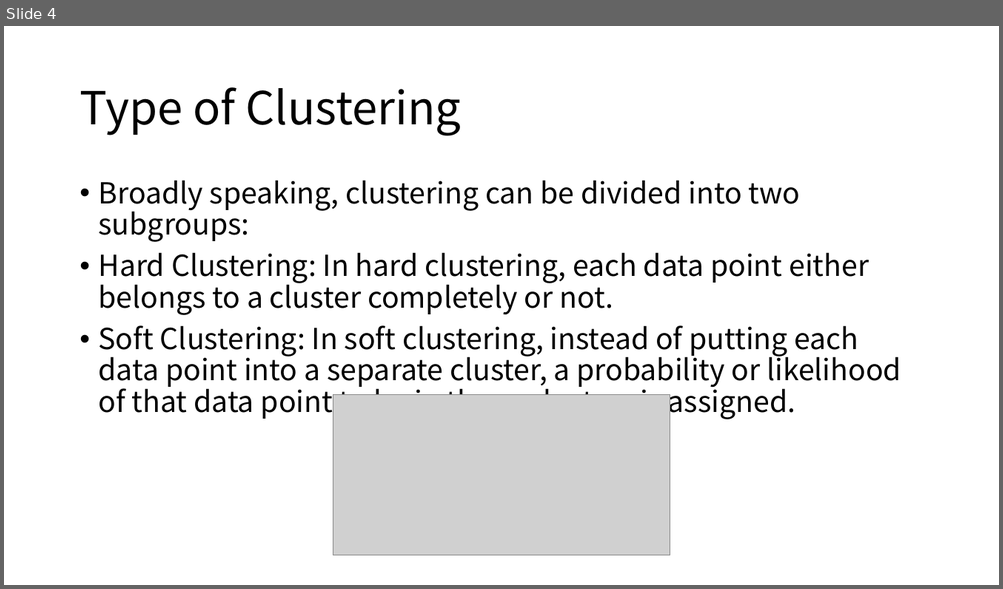
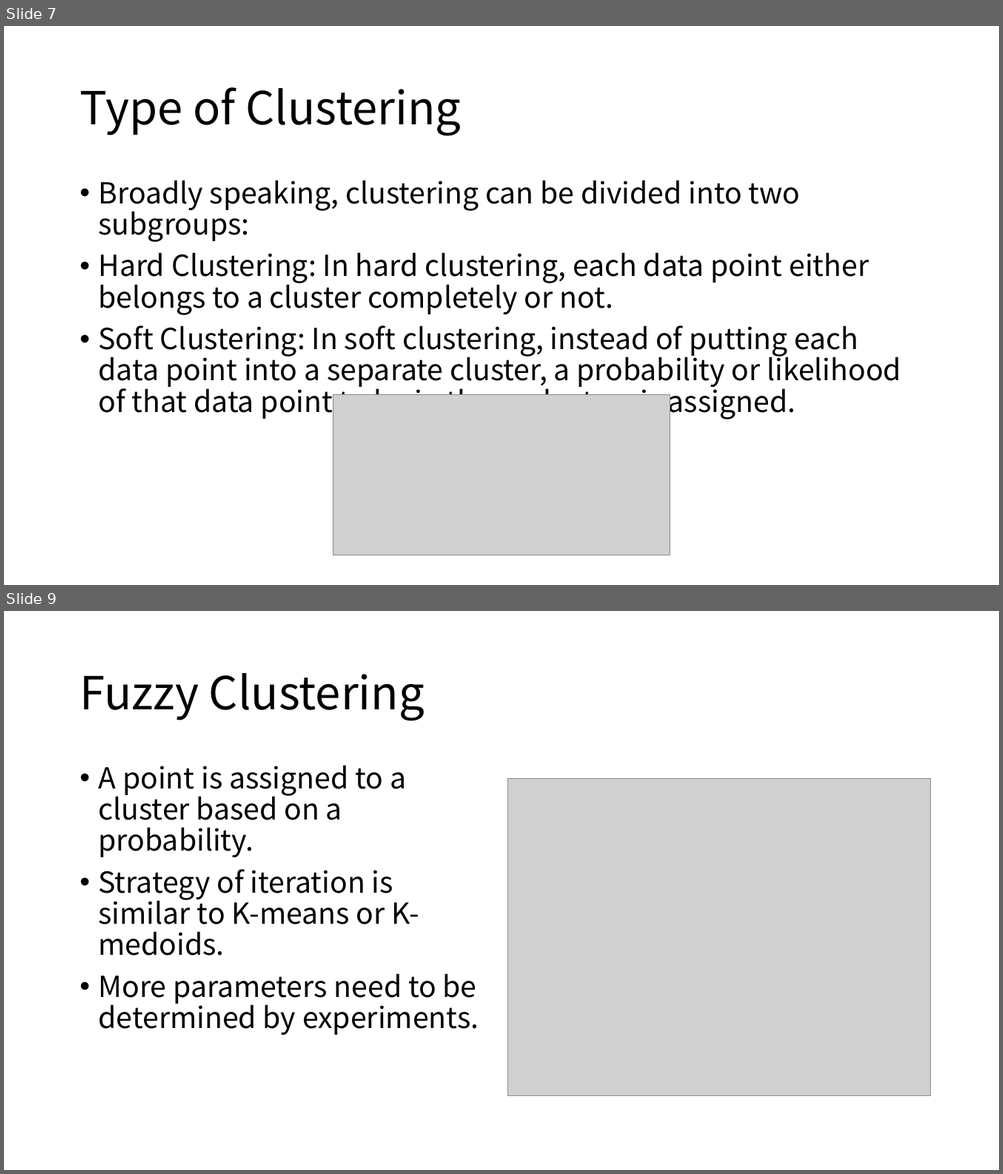
Before and after one commit to yuzhenfeng2002/Predicting-for-Each-Dynamic-Ridepooling-Order-on-Grid-Network, a slide deck: Grid Network Experienments 2.pptx. Shown one above the other, each under a label of ours: slide 4 before the commit, slides 7 and 9 after it; the slides between them are not shown. The pictures are 1003x589 and 1003x1174 pixels, drawn with LibreOffice and Linux fonts; fonts in the diff are those of the drawing; grey boxes stand for pictures. Boxes give left, top, right and bottom in pixels: in the first picture for what was removed or moved away, otherwise in the second. Text is boxed around its words. In the diff, an @@ line names an element or a change of style, - is before the commit and + after.

```diff
--- a/Grid Network Experienments 2.pptx
+++ b/Grid Network Experienments 2.pptx
@@ slide 9 added at [4,611,999,1170], background #FFFFFF @@
@@ title added at [79,673,424,721], 44 pt, text #000000 @@
+Fuzzy Clustering
@@ text added at [99,765,478,1035], 28 pt, text #000000 @@
+• A point is assigned to a cluster based on a probability.
+• Strategy of iteration is similar to K-means or K-medoids.
+• More parameters need to be determined by experiments.
@@ picture added at [508,779,930,1096] @@
@@ what was slide 4 is now slide 7 @@
```
Also in this commit, not shown: 2 slides changed, 4 other slides added, 1 other file.
